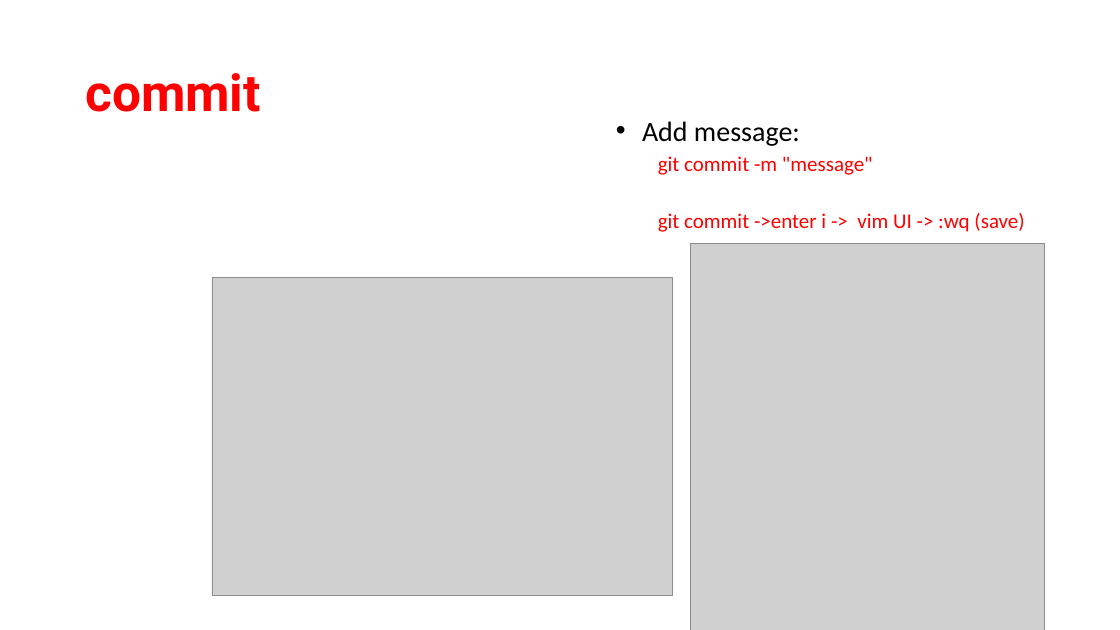
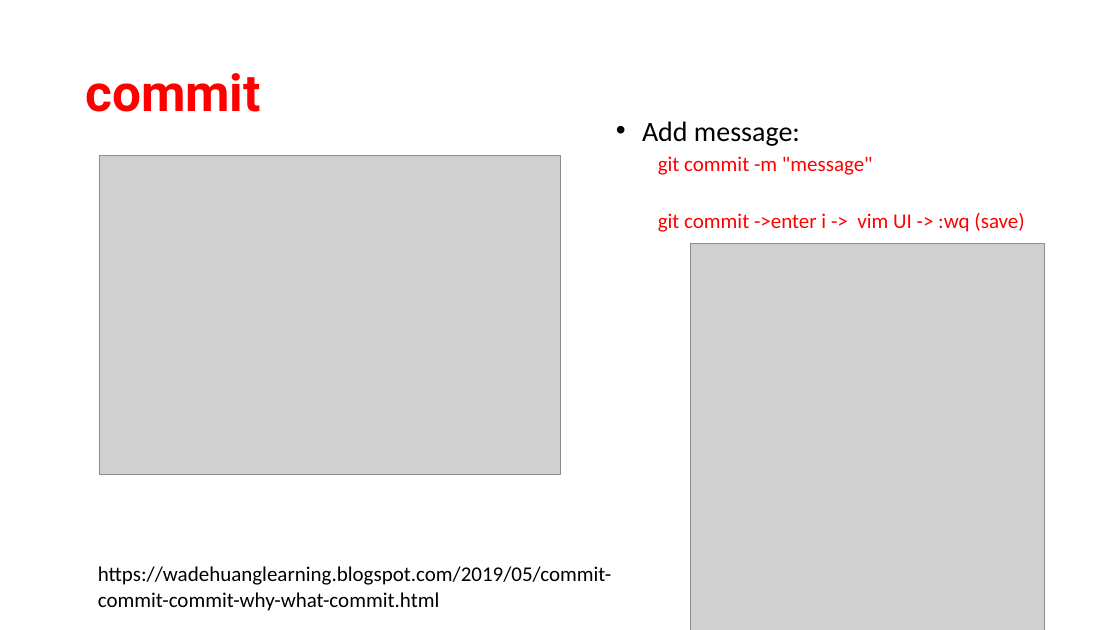
Before and after one commit to rdot-lee/ProgramNotebook, a slide deck: slide 5 of Git/Git command note.pptx. Drawn at 1120x630 pixels with LibreOffice and Linux fonts; fonts in the diff are those of the drawing; grey boxes stand for pictures. Boxes give left, top, right and bottom in pixels: in the first picture for what was removed or moved away, otherwise in the second. Text is boxed around its words. In the diff, an @@ line names an element or a change of style, - is before the commit and + after.

```diff
--- a/Git/Git command note.pptx
+++ b/Git/Git command note.pptx
@@ picture: place and size @@
-picture at [212,277,672,596]
+picture at [100,155,560,474]
@@ text added at [98,566,611,611], 18 pt, text #000000 @@
+https://wadehuanglearning.blogspot.com/2019/05/commit-commit-commit-why-what-commit.html
```
Also in this commit, not shown: 3 other slides changed, 1 slide added, 1 slide removed.
